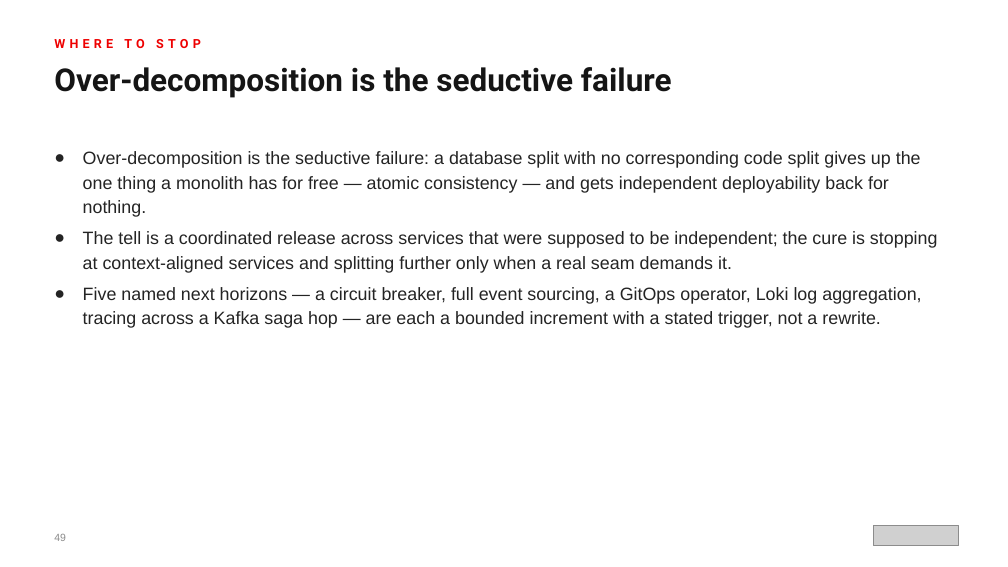
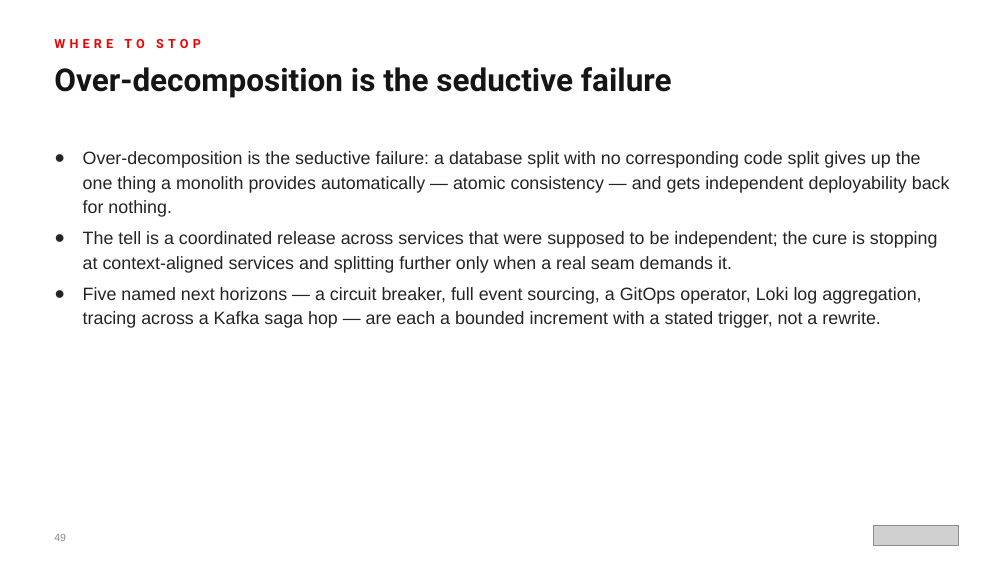
Before and after one commit to patterncatalyst/modernizing-enterprise-applications-python, a slide deck: slide 49 of presentation/modernizing-201/Modernizing-201-r1.0.pptx. Drawn at 1008x567 pixels with LibreOffice and Linux fonts; fonts in the diff are those of the drawing; grey boxes stand for pictures. Boxes give left, top, right and bottom in pixels: in the first picture for what was removed or moved away, otherwise in the second. Text is boxed around its words. In the diff, an @@ line names an element or a change of style, - is before the commit and + after.

```diff
--- a/presentation/modernizing-201/Modernizing-201-r1.0.pptx
+++ b/presentation/modernizing-201/Modernizing-201-r1.0.pptx
@@ text at (83,151,950,217): text changed @@
-● Over-decomposition is the seductive failure: a database split with no corresponding code split gives up the one thing a monolith has for free — atomic consistency — and gets independent deployability back for nothing.
+● Over-decomposition is the seductive failure: a database split with no corresponding code split gives up the one thing a monolith provides automatically — atomic consistency — and gets independent deployability back for nothing.
```
Also in this commit, not shown: 3 other slides changed, 3 other files.
